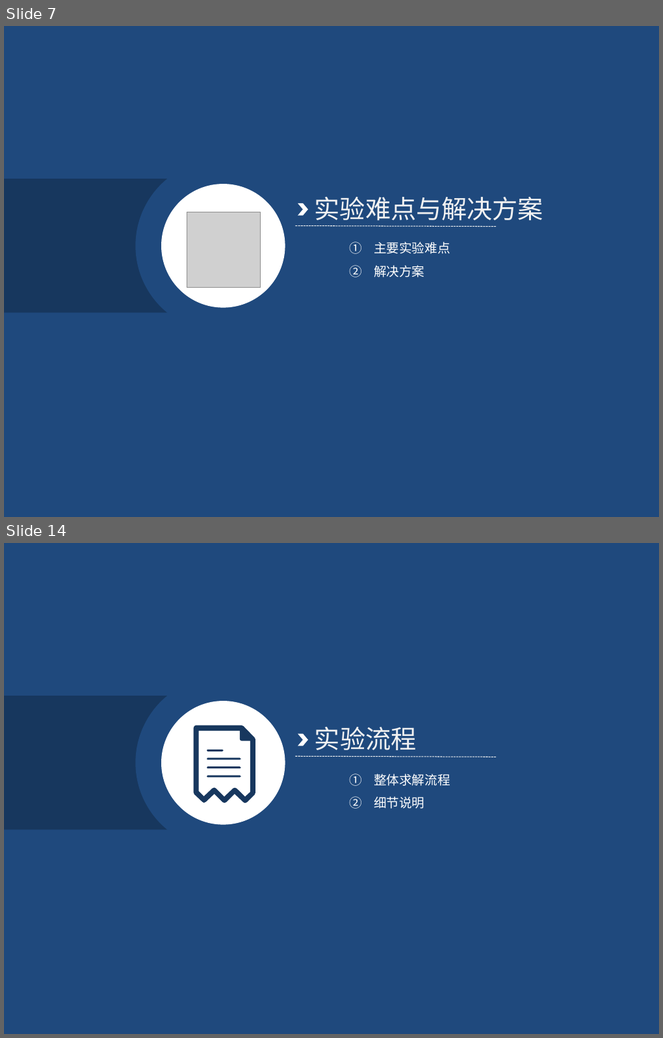
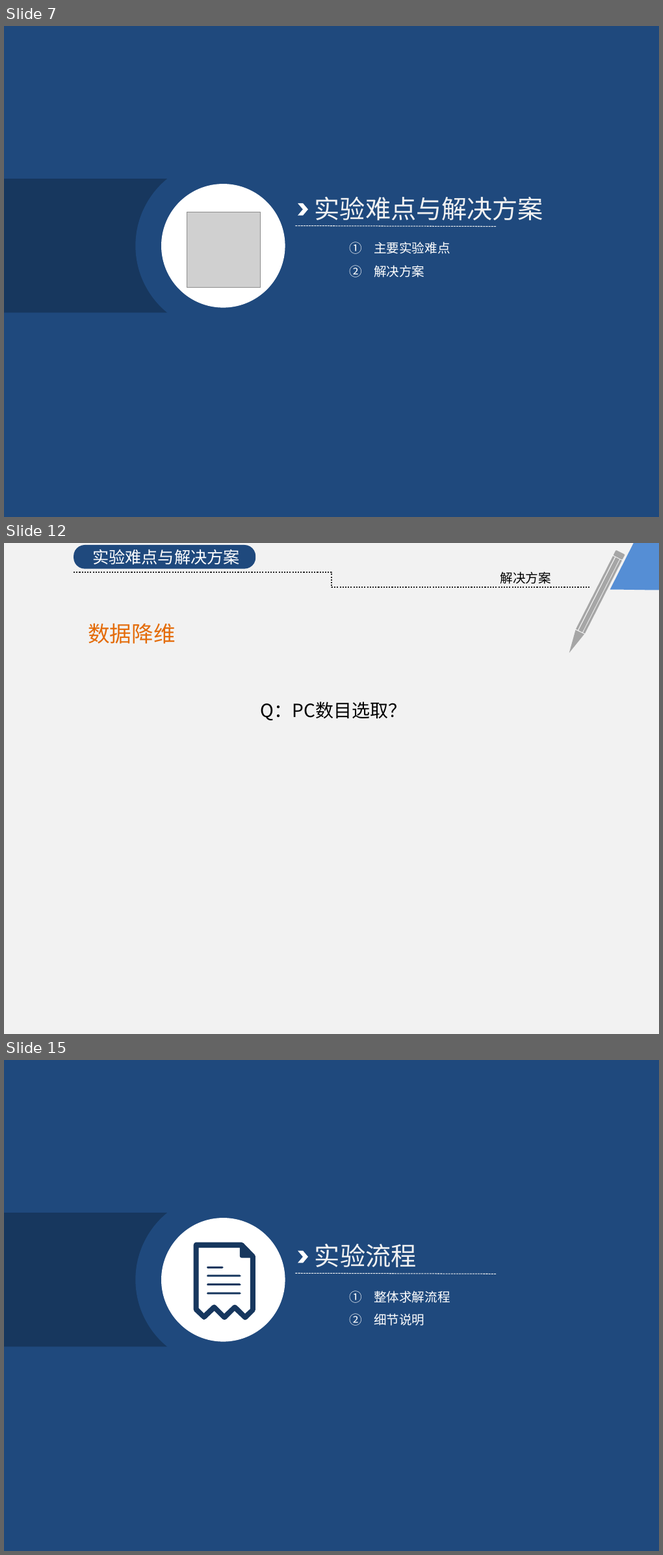
Before and after one commit to KrisCheng/GraduationDesign, a slide deck: FinalPaper/毕业答辩.pptx. Shown one above the other, each under a label of ours: slides 7 and 14 before the commit, slides 7, 12 and 15 after it; the slides between them are not shown. The pictures are 663x1038 and 663x1555 pixels, drawn with LibreOffice and Linux fonts; fonts in the diff are those of the drawing; grey boxes stand for pictures. Boxes give left, top, right and bottom in pixels: in the first picture for what was removed or moved away, otherwise in the second. Text is boxed around its words. In the diff, an @@ line names an element or a change of style, - is before the commit and + after.

```diff
--- a/FinalPaper/毕业答辩.pptx
+++ b/FinalPaper/毕业答辩.pptx
@@ slide 12 added at [4, 543, 659, 1034], background #FFFFFF @@
@@ rectangle added at [4, 543, 659, 1034], fill #F2F2F2 @@
@@ rounded rectangle added at [74, 545, 256, 568], fill #1F497D @@
@@ text added at [92, 549, 240, 564], 18 pt, text #FFFFFF @@
+实验难点与解决方案
@@ freeform shape added at [610, 543, 659, 590], fill #558ED5 @@
@@ elbow line added from (74, 572) to (590, 588), #262626 1.5 pt dashed @@
@@ text added at [501, 572, 551, 584], 14 pt, text #000000 @@
+解决方案
@@ text added at [88, 623, 175, 644], 24 pt, text #E46C0A @@
+数据降维
@@ group added at [566, 550, 625, 655]: 3 rectangles, 1 rounded rectangle, 1 freeform shape @@
@@ text added at [261, 702, 407, 720], 20 pt, text #000000 @@
+Q：PC数目选取？
@@ what was slide 14 is now slide 15 @@
```
Also in this commit, not shown: 8 slides changed, 1 other file.
